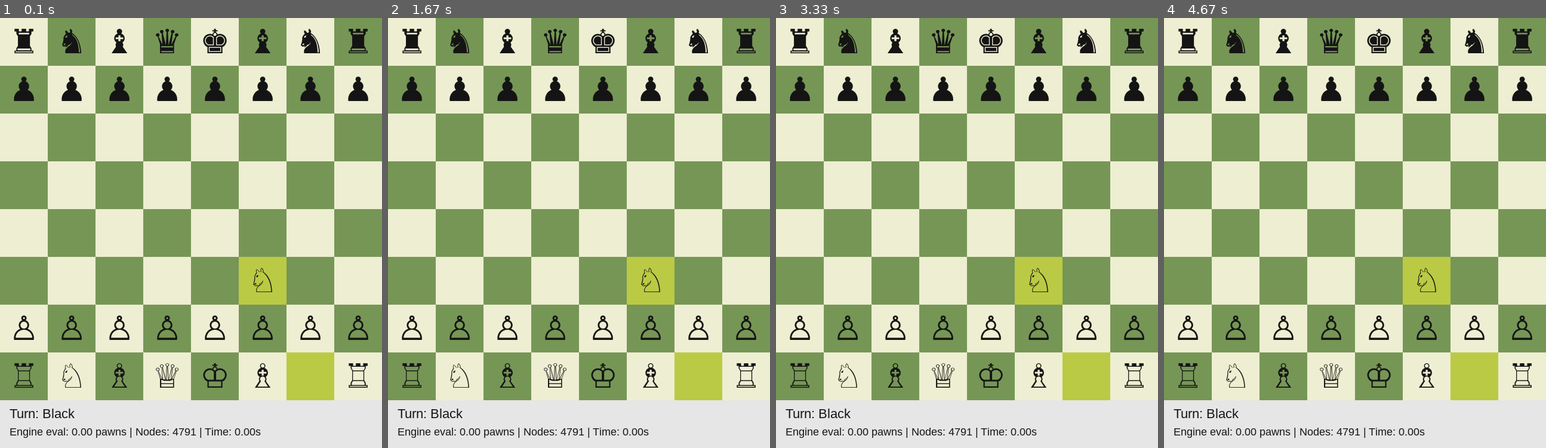
Above: before the commit, frames 1-4 (left to right).
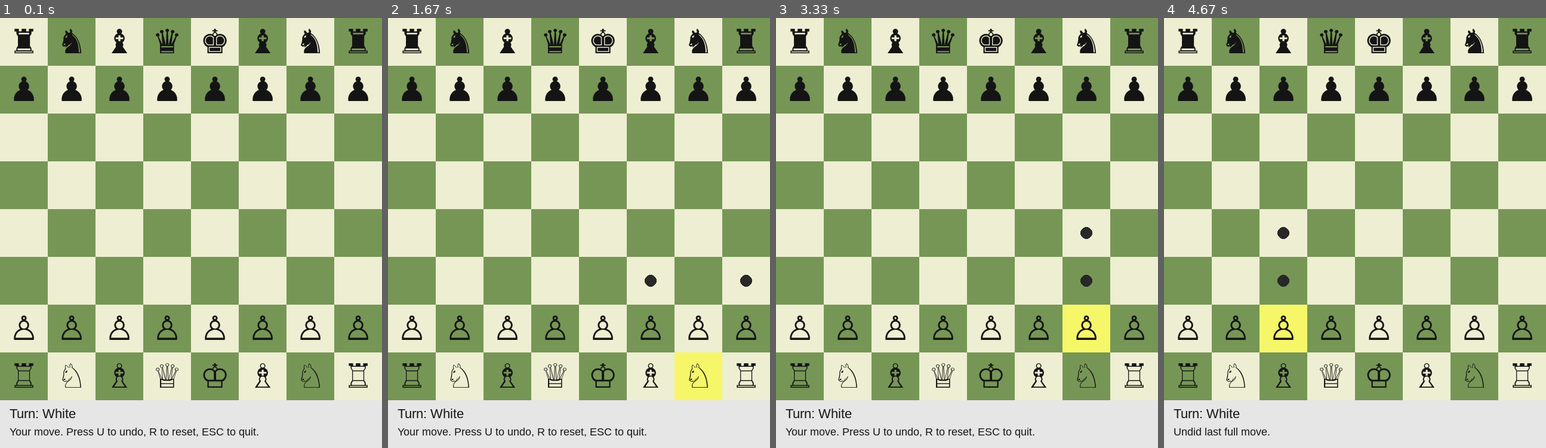
Above: after the commit, the same moments.

Repository: TomGreenwoodPhysics/garry-botsparov
Game: pygame game, started from garry_botsparov.py
Same seed, same stepped clock (60 frames per second), same inputs: the game is played once before the commit and once after it.
Inputs (mouse positions are in pixels of both pictures, inside the frame that each line leads up to):
- Up to frame 1 (0.1 s): no input
- Up to frame 2 (1.67 s): click (579, 233) at 0.38 s; click (617, 327) at 0.72 s; click (460, 168) at 1.05 s; click (720, 383) at 1.38 s
- Up to frame 3 (3.33 s): click (974, 86) at 1.72 s; click (947, 344) at 2.05 s; click (1112, 396) at 2.38 s; click (913, 142) at 2.72 s; click (1100, 344) at 3.05 s
- Up to frame 4 (4.67 s): click (1473, 224) at 3.38 s; tap U at 4.17 s; click (1263, 310) at 4.55 s

The runs differ from the first frame. In frame 1, 3.6% of the frame differs, in the area x 2-88%, y 55-98%; in frame 2, 3.6%; in frame 3, 5.0%, in the area x 2-88%, y 48-98%; in frame 4, 4.9%.

Commit message:
Clean up engine files

Diff:
--- a/eng_1.py
+++ /dev/null
@@ -1,348 +0,0 @@
-import chess
-import math
-import time
-
-
-PIECE_VALUES = {
-    chess.PAWN: 100,
-    chess.KNIGHT: 320,
-    chess.BISHOP: 330,
-    chess.ROOK: 500,
-    chess.QUEEN: 900,
-    chess.KING: 0,
-}
-
-
-PAWN_TABLE = [
-      0,   0,   0,   0,   0,   0,   0,   0,
-     50,  50,  50,  50,  50,  50,  50,  50,
-     10,  10,  20,  30,  30,  20,  10,  10,
-      5,   5,  10,  25,  25,  10,   5,   5,
-      0,   0,   0,  20,  20,   0,   0,   0,
-      5,  -5, -10,   0,   0, -10,  -5,   5,
-      5,  10,  10, -20, -20,  10,  10,   5,
-      0,   0,   0,   0,   0,   0,   0,   0,
-]
-
-KNIGHT_TABLE = [
-    -50, -40, -30, -30, -30, -30, -40, -50,
-    -40, -20,   0,   5,   5,   0, -20, -40,
-    -30,   5,  10,  15,  15,  10,   5, -30,
-    -30,   0,  15,  20,  20,  15,   0, -30,
-    -30,   5,  15,  20,  20,  15,   5, -30,
-    -30,   0,  10,  15,  15,  10,   0, -30,
-    -40, -20,   0,   0,   0,   0, -20, -40,
-    -50, -40, -30, -30, -30, -30, -40, -50,
-]
-
-BISHOP_TABLE = [
-    -20, -10, -10, -10, -10, -10, -10, -20,
-    -10,   5,   0,   0,   0,   0,   5, -10,
-    -10,  10,  10,  10,  10,  10,  10, -10,
-    -10,   0,  10,  10,  10,  10,   0, -10,
-    -10,   5,   5,  10,  10,   5,   5, -10,
-    -10,   0,   5,  10,  10,   5,   0, -10,
-    -10,   0,   0,   0,   0,   0,   0, -10,
-    -20, -10, -10, -10, -10, -10, -10, -20,
-]
-
-ROOK_TABLE = [
-      0,   0,   5,  10,  10,   5,   0,   0,
-     -5,   0,   0,   0,   0,   0,   0,  -5,
-     -5,   0,   0,   0,   0,   0,   0,  -5,
-     -5,   0,   0,   0,   0,   0,   0,  -5,
-     -5,   0,   0,   0,   0,   0,   0,  -5,
-     -5,   0,   0,   0,   0,   0,   0,  -5,
-      5,  10,  10,  10,  10,  10,  10,   5,
-      0,   0,   0,   5,   5,   0,   0,   0,
-]
-
-QUEEN_TABLE = [
-    -20, -10, -10,  -5,  -5, -10, -10, -20,
-    -10,   0,   5,   0,   0,   0,   0, -10,
-    -10,   5,   5,   5,   5,   5,   0, -10,
-      0,   0,   5,   5,   5,   5,   0,  -5,
-     -5,   0,   5,   5,   5,   5,   0,  -5,
-    -10,   0,   5,   5,   5,   5,   0, -10,
-    -10,   0,   0,   0,   0,   0,   0, -10,
-    -20, -10, -10,  -5,  -5, -10, -10, -20,
-]
-
-KING_TABLE = [
-     20,  30,  10,   0,   0,  10,  30,  20,
-     20,  20,   0,   0,   0,   0,  20,  20,
-    -10, -20, -20, -20, -20, -20, -20, -10,
-    -20, -30, -30, -40, -40, -30, -30, -20,
-    -30, -40, -40, -50, -50, -40, -40, -30,
-    -30, -40, -40, -50, -50, -40, -40, -30,
-    -30, -40, -40, -50, -50, -40, -40, -30,
-    -30, -40, -40, -50, -50, -40, -40, -30,
-]
-
-
-PIECE_SQUARE_TABLES = {
-    chess.PAWN: PAWN_TABLE,
-    chess.KNIGHT: KNIGHT_TABLE,
-    chess.BISHOP: BISHOP_TABLE,
-    chess.ROOK: ROOK_TABLE,
-    chess.QUEEN: QUEEN_TABLE,
-    chess.KING: KING_TABLE,
-}
-
-
-class ChessEngine:
-    def __init__(self, depth=3):
-        self.depth = depth
-        self.nodes_searched = 0
-
-    def choose_move(self, board):
-        self.nodes_searched = 0
-
-        best_move = None
-        best_score = -math.inf
-
-        alpha = -math.inf
-        beta = math.inf
-
-        moves = self.order_moves(board, list(board.legal_moves))
-
-        start_time = time.time()
-
-        for move in moves:
-            board.push(move)
-
-            score = -self.negamax(board, self.depth - 1, -beta, -alpha)
-
-            board.pop()
-
-            if score > best_score:
-                best_score = score
-                best_move = move
-
-            alpha = max(alpha, best_score)
-
-        elapsed = time.time() - start_time
-
-        print()
-        print(f"engine searched {self.nodes_searched} nodes in {elapsed:.2f} s")
-        print(f"engine evaluation: {best_score / 100:.2f} pawns")
-        print(f"engine move: {best_move}")
-        print()
-
-        return best_move
-
-    def negamax(self, board, depth, alpha, beta):
-        self.nodes_searched += 1
-
-        if board.is_checkmate():
-            return -100000 - depth
-
-        if board.is_stalemate() or board.is_insufficient_material():
-            return 0
-
-        if depth == 0:
-            return self.evaluate(board)
-
-        best_score = -math.inf
-
-        moves = self.order_moves(board, list(board.legal_moves))
-
-        for move in moves:
-            board.push(move)
-
-            score = -self.negamax(board, depth - 1, -beta, -alpha)
-
-            board.pop()
-
-            best_score = max(best_score, score)
-            alpha = max(alpha, score)
-
-            if alpha >= beta:
-                break
-
-        return best_score
-
-    def evaluate(self, board):
-        if board.is_checkmate():
-            if board.turn == chess.WHITE:
-                return -100000
-            return 100000
-
-        if board.is_stalemate() or board.is_insufficient_material():
-            return 0
-
-        score = 0
-
-        for square, piece in board.piece_map().items():
-            value = PIECE_VALUES[piece.piece_type]
-            positional_value = self.get_piece_square_value(piece, square)
-
-            if piece.color == chess.WHITE:
-                score += value + positional_value
-            else:
-                score -= value + positional_value
-
-        score += self.evaluate_mobility(board)
-
-        if board.turn == chess.WHITE:
-            return score
-
-        return -score
-
-    def get_piece_square_value(self, piece, square):
-        table = PIECE_SQUARE_TABLES[piece.piece_type]
-
-        if piece.color == chess.WHITE:
-            return table[square]
-
-        mirrored_square = chess.square_mirror(square)
-        return table[mirrored_square]
-
-    def evaluate_mobility(self, board):
-        current_turn = board.turn
-
-        board.turn = chess.WHITE
-        white_mobility = len(list(board.legal_moves))
-
-        board.turn = chess.BLACK
-        black_mobility = len(list(board.legal_moves))
-
-        board.turn = current_turn
-
-        return 2 * (white_mobility - black_mobility)
-
-    def order_moves(self, board, moves):
-        def move_score(move):
-            score = 0
-
-            if board.is_capture(move):
-                victim = board.piece_at(move.to_square)
-                attacker = board.piece_at(move.from_square)
-
-                if victim is not None and attacker is not None:
-                    score += 10 * PIECE_VALUES[victim.piece_type]
-                    score -= PIECE_VALUES[attacker.piece_type]
-
-            if move.promotion is not None:
-                score += PIECE_VALUES[move.promotion]
-
-            board.push(move)
-
-            if board.is_check():
-                score += 50
-
-            board.pop()
-
-            return score
-
-        return sorted(moves, key=move_score, reverse=True)
-
-
-def print_board(board):
-    print()
-    print(board)
-    print()
-    print(f"FEN: {board.fen()}")
-    print()
-
-
-def get_player_move(board):
-    while True:
-        move_text = input("your move: ").strip()
-
-        if move_text.lower() in {"quit", "exit"}:
-            return None
-
-        try:
-            move = chess.Move.from_uci(move_text)
-        except ValueError:
-            print("invalid format. use UCI notation, e.g. e2e4, g1f3, e7e8q.")
-            continue
-
-        if move not in board.legal_moves:
-            print("illegal move. try again.")
-            continue
-
-        return move
-
-
-def choose_player_colour():
-    while True:
-        choice = input("play as white or black? [w/b]: ").strip().lower()
-
-        if choice in {"w", "white"}:
-            return chess.WHITE
-
-        if choice in {"b", "black"}:
-            return chess.BLACK
-
-        print("please enter w or b.")
-
-
-def choose_depth():
-    while True:
-        choice = input("engine search depth? recommended 2-4: ").strip()
-
-        try:
-            depth = int(choice)
-        except ValueError:
-            print("please enter a whole number.")
-            continue
-
-        if depth < 1:
-            print("depth must be at least 1.")
-            continue
-
-        return depth
-
-
-def main():
-    board = chess.Board()
-
-    player_colour = choose_player_colour()
-    depth = choose_depth()
-
-    engine = ChessEngine(depth=depth)
-
-    print()
-    print("enter moves in UCI format.")
-    print("examples: e2e4, g1f3, e7e8q")
-    print("type quit to stop.")
-    print()
-
-    while not board.is_game_over():
-        print_board(board)
-
-        if board.turn == player_colour:
-            move = get_player_move(board)
-
-            if move is None:
-                print("game stopped.")
-                return
-
-            board.push(move)
-
-        else:
-            engine_move = engine.choose_move(board)
-            board.push(engine_move)
-
-    print_board(board)
-
-    print("game over")
-    print(f"result: {board.result()}")
-
-    outcome = board.outcome()
-
-    if outcome is not None:
-        print(f"termination: {outcome.termination}")
-
-        if outcome.winner == chess.WHITE:
-            print("winner: white")
-        elif outcome.winner == chess.BLACK:
-            print("winner: black")
-        else:
-            print("winner: draw")
-
-
-if __name__ == "__main__":
-    main()
--- a/pygame_chess.py
+++ b/garry_botsparov.py
@@ -6,7 +6,7 @@
 
 # engine settings
 ENGINE_DEPTH = 4
-PLAYER_COLOUR = chess.BLACK
+PLAYER_COLOUR = chess.WHITE
 QUIESCENCE_DEPTH = 4
 
 # graphics settings
--- a/stockfish_benchmark.py
+++ b/stockfish_benchmark.py
@@ -4,16 +4,16 @@
 import chess
 import chess.engine
 
-from pygame_chess import ChessEngine
+from garry_botsparov import ChessEngine
 
 
 STOCKFISH_PATH = r"C:\Users\Tom Greenwood\Desktop\Coding Projects\Chess Bot\stockfish\stockfish-windows-x86-64-avx2.exe"
 
-STOCKFISH_ELO = 1550
-NUM_GAMES = 10
+STOCKFISH_ELO = 1500
+NUM_GAMES = 2
 MAX_MOVES = 200
 
-YOUR_ENGINE_DEPTH = 4
+YOUR_ENGINE_DEPTH = 2
 STOCKFISH_TIME_PER_MOVE = 0.1
 
 
